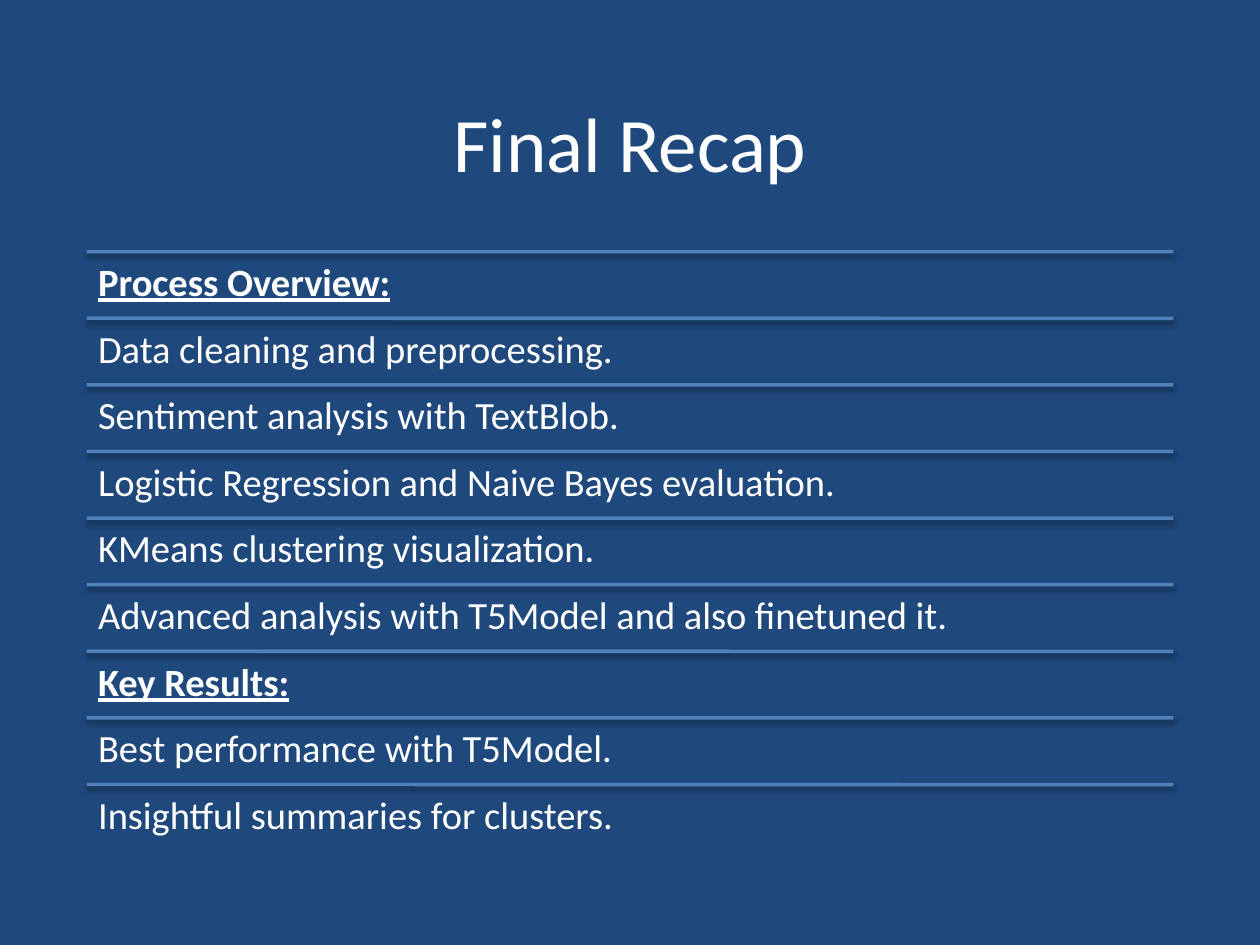
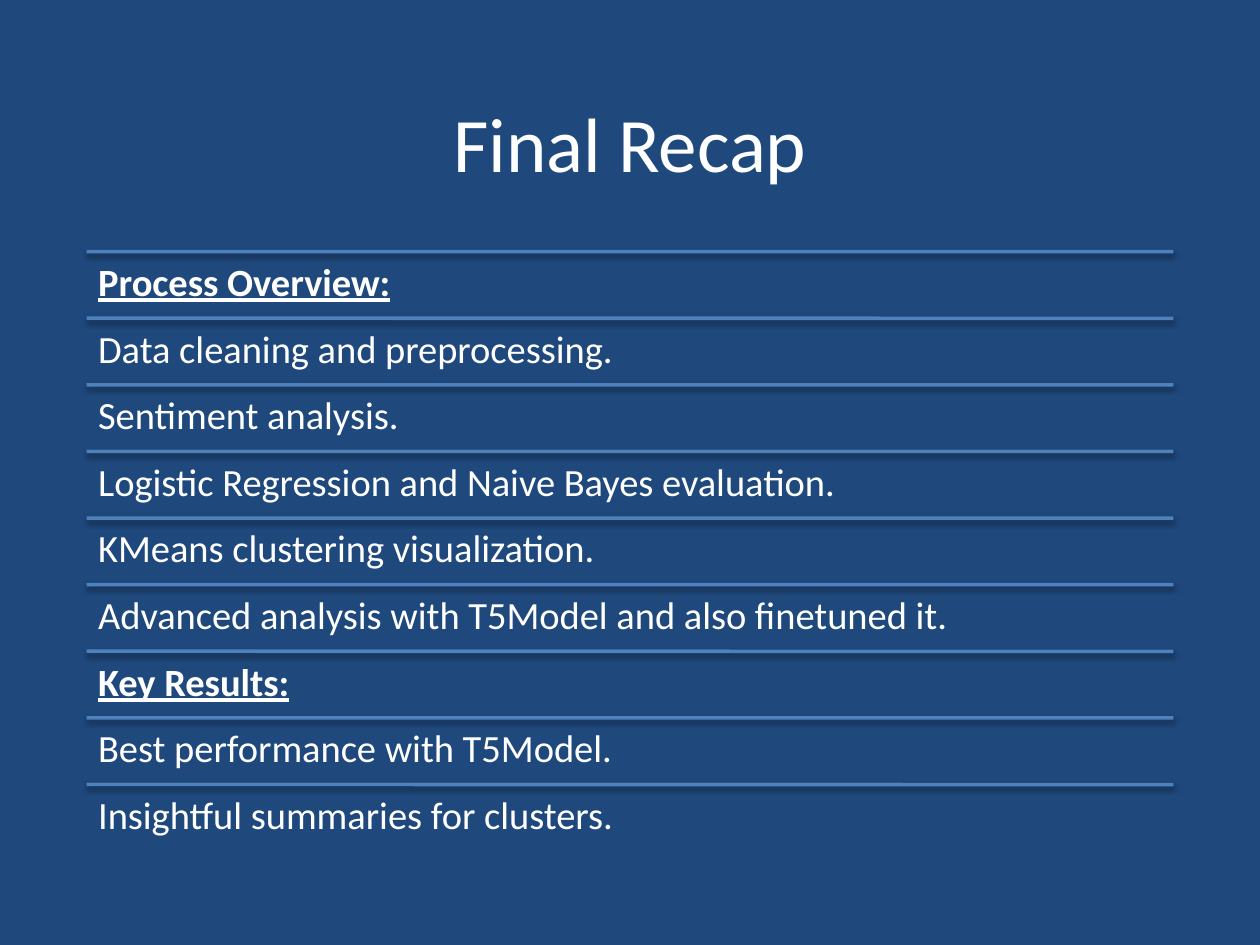
Before and after one commit to mehakhafeez/NLPprojectweek6, a slide deck: slide 17 of NLPProject3.pptx. Drawn at 1260x945 pixels with LibreOffice and Linux fonts; fonts in the diff are those of the drawing; background and template pictures are left out. Boxes give left, top, right and bottom in pixels: in the first picture for what was removed or moved away, otherwise in the second. Text is boxed around its words. In the diff, an @@ line names an element or a change of style, - is before the commit and + after.

```diff
--- a/NLPProject3.pptx
+++ b/NLPProject3.pptx
@@ text at [98, 402, 398, 436]: text changed @@
-Sentiment analysis with TextBlob.
+Sentiment analysis.
```
Also in this commit, not shown: 1 other slide changed.
